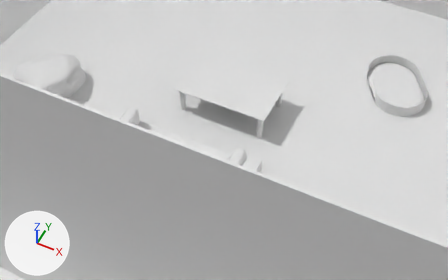
One commit to the Blender file Projekt/01-Model/SK_Shot-Grundbau.blend: the scene before it, then after it.
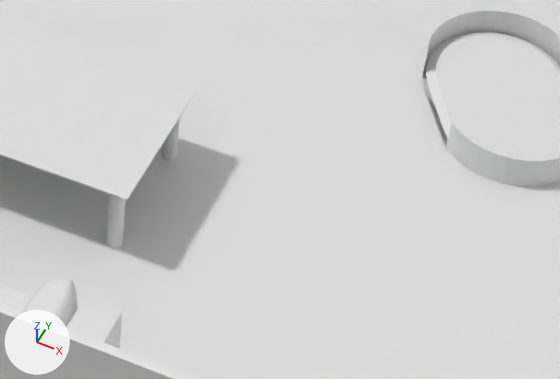
There are two pictures of each version: one from a camera (50 mm lens) standing at (8.01, -15.18, 16.93) and looking at (1.32, -1.8, 0.2), one close up on the part from 49% to 93% of the width and 18% to 66% of the height. Lighting does not change. The marker at lower left points along +X, +Y and +Z. Materials are left out; every surface is plain grey.

Objects in the first close-up: 'Boden', 'Hundekörbchen', 'Sofa', 'Tisch mit Gebäck und Milch', 'Waende.001'.
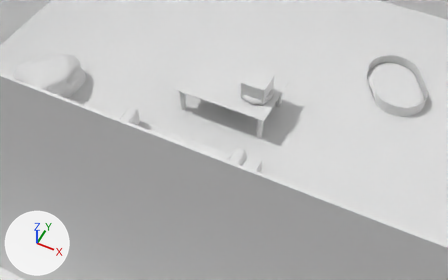
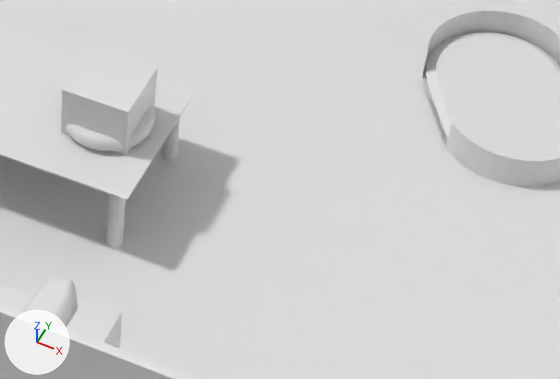
Boxes [x1, y1, x2, y2] around the edits, measured in the close-ups (560 x 379 px; the box of a moved part takes in the faces that stretch with it):
'Adventskranz', added: after [61, 47, 157, 155]
part 1 of me_cube_020, moved or reshaped (not visible afterwards): before [58, 72, 182, 165]

Edits to the bpy script that builds the scene:
```text
Change me_cube_020:
    where me_cube_020.from_pydata(...)  # 264 vertices, 142 faces; spans x -1.0..1.0, y -1.0..1.0, z -131.3..2.0
    used by ob_cube_009; location = (0.0, 0.0, 1.093); scale = (0.991, 1.62, 0.00845)
    me_cube_020 part 1: the loose piece of 8 vertices spanning x -1.0..1.0, y -1.0..1.0, z 0.0..2.0 is moved by (0.0, 0.0, -1.0)
Add col_adventskranz:
    col_adventskranz = bpy.data.collections.new('Adventskranz')
    col_adventskranz.objects.link(ob_docht_003)
    col_adventskranz.objects.link(ob_docht_002)
    col_adventskranz.objects.link(ob_docht_001)
    col_adventskranz.objects.link(ob_docht)
    col_adventskranz.objects.link(ob_smoke_domain)
    col_adventskranz.objects.link(ob_kerzen_003)
    col_adventskranz.objects.link(ob_kerzen_002)
    col_adventskranz.objects.link(ob_kerzen_001)
    col_adventskranz.objects.link(ob_kerzen)
    col_adventskranz.objects.link(ob_torus)
Add ob_adventskranz:
    ob_adventskranz = bpy.data.objects.new('Adventskranz', None)
    ob_adventskranz.location = (1.764, 0.008, 1.243)
    ob_adventskranz.scale = (0.477, 0.477, 0.477)
    ob_adventskranz.instance_type = 'COLLECTION'
    ob_adventskranz.instance_collection = col_adventskranz
Add ob_docht_001:
    ob_docht_001 = bpy.data.objects.new('Docht.001', me_cylinder_005)  # a 32-sided cylinder along z spanning x -1.0..1.0, y -1.0..1.0, z 0.0..2.0
    ob_docht_001.location = (0.678, 0.78, 0.442)
    ob_docht_001.scale = (-0.00415, -0.00415, 0.0752)
Add ob_kerzen_001:
    ob_kerzen_001 = bpy.data.objects.new('Kerzen.001', me_cylinder_001)  # a 32-sided cylinder along z spanning x -1.0..1.0, y -1.0..1.0, z 0.0..2.0
    ob_kerzen_001.location = (-0.656, 0.821, 0.197)
    ob_kerzen_001.scale = (0.146, 0.146, 0.146)
Add ob_docht_002:
    ob_docht_002 = bpy.data.objects.new('Docht.002', me_cylinder_005.copy())
    ob_docht_002.location = (-0.659, 0.827, 0.442)
    ob_docht_002.scale = (-0.00415, -0.00415, 0.0752)
Add ob_smoke_domain:
    ob_smoke_domain = bpy.data.objects.new('Smoke Domain', me_cube_002_1)  # a box spanning x -1.0..1.0, y -1.0..1.0, z -1.0..1.0
    ob_smoke_domain.location = (0.0, 0.0, 0.465)
    ob_smoke_domain.scale = (0.934, 0.934, 0.853)
Add ob_kerzen_003:
    ob_kerzen_003 = bpy.data.objects.new('Kerzen.003', me_cylinder_003)  # a 32-sided cylinder along z spanning x -1.0..1.0, y -1.0..1.0, z 0.0..2.0
    ob_kerzen_003.location = (0.685, -0.72, 0.197)
    ob_kerzen_003.scale = (0.146, 0.146, 0.146)
Add ob_kerzen_002:
    ob_kerzen_002 = bpy.data.objects.new('Kerzen.002', me_cylinder_002)  # a 32-sided cylinder along z spanning x -1.0..1.0, y -1.0..1.0, z 0.0..2.0
    ob_kerzen_002.location = (0.676, 0.782, 0.197)
    ob_kerzen_002.scale = (0.146, 0.146, 0.146)
Add ob_docht_003:
    ob_docht_003 = bpy.data.objects.new('Docht.003', me_cylinder_005.copy())
    ob_docht_003.location = (-0.733, -0.69, 0.442)
    ob_docht_003.scale = (-0.00415, -0.00415, 0.0752)
Add ob_kerzen:
    ob_kerzen = bpy.data.objects.new('Kerzen', me_cylinder_1)  # a 32-sided cylinder along z spanning x -1.0..1.0, y -1.0..1.0, z 0.0..2.0
    ob_kerzen.location = (-0.729, -0.681, 0.197)
    ob_kerzen.scale = (0.146, 0.146, 0.146)
Add ob_docht:
    ob_docht = bpy.data.objects.new('Docht', me_cylinder_005.copy())
    ob_docht.location = (0.686, -0.729, 0.442)
    ob_docht.scale = (-0.00415, -0.00415, 0.0752)
Add ob_torus:
    ob_torus = bpy.data.objects.new('Torus', me_torus)  # a torus around z (ring radius 1.0, tube radius 0.25) spanning x -1.25..1.25, y -1.25..1.25, z -0.25..0.25
    ob_torus.location = (0.0, 0.0, 0.0)
```
